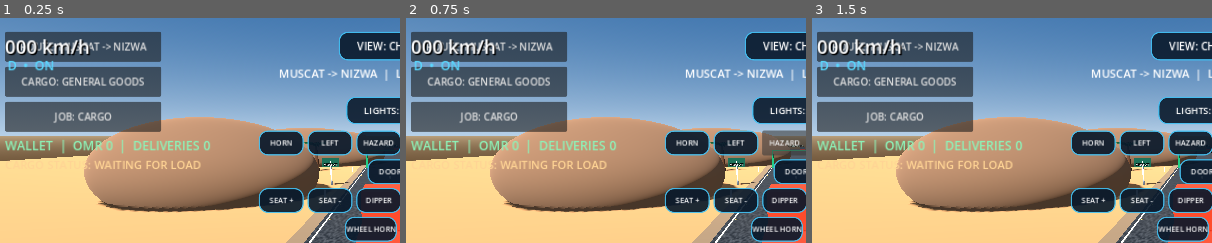
Above: before the commit, frames 1-3 (left to right).
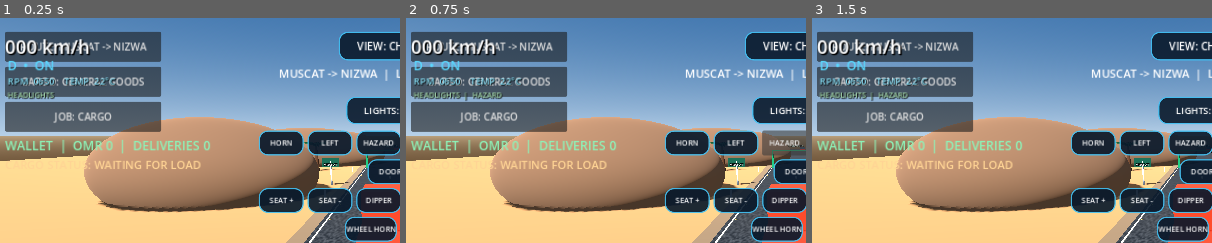
Above: after the commit, the same moments.

Repository: czz495m8zv-code/zayron-simulator
Game: Godot game, scene res://scenes/main/main.tscn
Same seed, same stepped clock (60 frames per second), same inputs: the game is played once before the commit and once after it.
Inputs:
- Up to frame 1 (0.25 s): no input
- Up to frame 2 (0.75 s): click "HAZARD" at 0.5 s
- Up to frame 3 (1.5 s): click "RESTART ROUTE" at 1.25 s
The pictures show only the part of the screen within x 1-51%, y 0-50%; the shares and areas given below are measured in that part.

The runs differ from the first frame. In frame 1, 0.8% of the frame differs, in the area x 2-29%, y 26-36%; in frame 2, 1.0%, in the area x 2-29%, y 26-37%; in frame 3, 1.0%.

Commit message:
Add live vehicle instrument cluster HUD

Diff:
--- a/scripts/vehicles/prototype_truck.gd
+++ b/scripts/vehicles/prototype_truck.gd
@@ -22,6 +22,9 @@
 var _steer_right_held: bool = false
 var _speed_label: Label
 var _gear_label: Label
+var _rpm_label: Label
+var _vehicle_status_label: Label
+var _engine_temperature := 22.0
 var _exterior_camera: Camera3D
 var _close_camera: Camera3D
 var _cockpit_camera: Camera3D
@@ -176,6 +179,29 @@
 		_speed_label.text = "%03d km/h" % int(absf(_speed) * 3.6)
 	if is_instance_valid(_gear_label):
 		_gear_label.text = _gear_mode + ("  •  OFF" if not _engine_running else "  •  ON")
+	var rpm_value := 0.0
+	if _engine_running:
+		rpm_value = 650.0 + absf(_speed) * 48.0 + _throttle_input * 720.0
+		_engine_temperature = move_toward(_engine_temperature, 90.0, delta * (0.12 + _throttle_input * 0.24))
+	else:
+		_engine_temperature = move_toward(_engine_temperature, 22.0, delta * 0.45)
+	if is_instance_valid(_rpm_label):
+		_rpm_label.text = "RPM  %04d    TEMP  %02d°C" % [int(minf(rpm_value, 2800.0)), int(_engine_temperature)]
+	if is_instance_valid(_vehicle_status_label):
+		var status_parts: Array[String] = []
+		if _handbrake_on:
+			status_parts.append("PARK BRAKE")
+		if _headlights_on:
+			status_parts.append("HEADLIGHTS")
+		if _hazard_on:
+			status_parts.append("HAZARD")
+		elif _left_indicator_on:
+			status_parts.append("LEFT SIGNAL")
+		elif _right_indicator_on:
+			status_parts.append("RIGHT SIGNAL")
+		if supports_trailer and _trailer_legs_down:
+			status_parts.append("TRAILER LEGS DOWN")
+		_vehicle_status_label.text = "  |  ".join(status_parts) if not status_parts.is_empty() else "SYSTEMS NORMAL"
 	if is_instance_valid(_steering_wheel_mesh):
 		_steering_wheel_mesh.rotation.z = -_steering_current * 0.72
 
@@ -422,6 +448,22 @@
 	_gear_label.add_theme_font_size_override("font_size", 20)
 	_gear_label.add_theme_color_override("font_color", Color(0.35, 0.85, 1.0))
 	ui.add_child(_gear_label)
+
+	_rpm_label = Label.new()
+	_rpm_label.text = "RPM  0650    TEMP  22°C"
+	_rpm_label.position = Vector2(28.0, 90.0)
+	_rpm_label.add_theme_font_size_override("font_size", 15)
+	_rpm_label.add_theme_color_override("font_color", Color(0.55, 0.9, 1.0))
+	_rpm_label.add_theme_color_override("font_shadow_color", Color.BLACK)
+	ui.add_child(_rpm_label)
+
+	_vehicle_status_label = Label.new()
+	_vehicle_status_label.text = "SYSTEMS NORMAL"
+	_vehicle_status_label.position = Vector2(28.0, 114.0)
+	_vehicle_status_label.add_theme_font_size_override("font_size", 12)
+	_vehicle_status_label.add_theme_color_override("font_color", Color(0.7, 0.92, 0.75))
+	_vehicle_status_label.add_theme_color_override("font_shadow_color", Color.BLACK)
+	ui.add_child(_vehicle_status_label)
 
 	_add_hold_button(ui, "◀", true, 24.0, -124.0, 112.0, -24.0, "steer_left")
 	_add_hold_button(ui, "▶", true, 132.0, -124.0, 220.0, -24.0, "steer_right")
